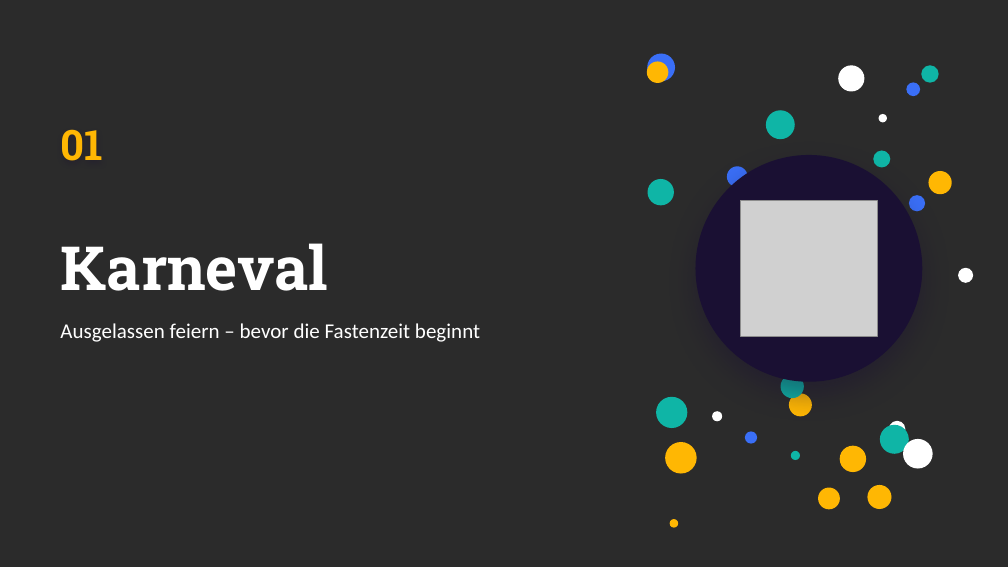
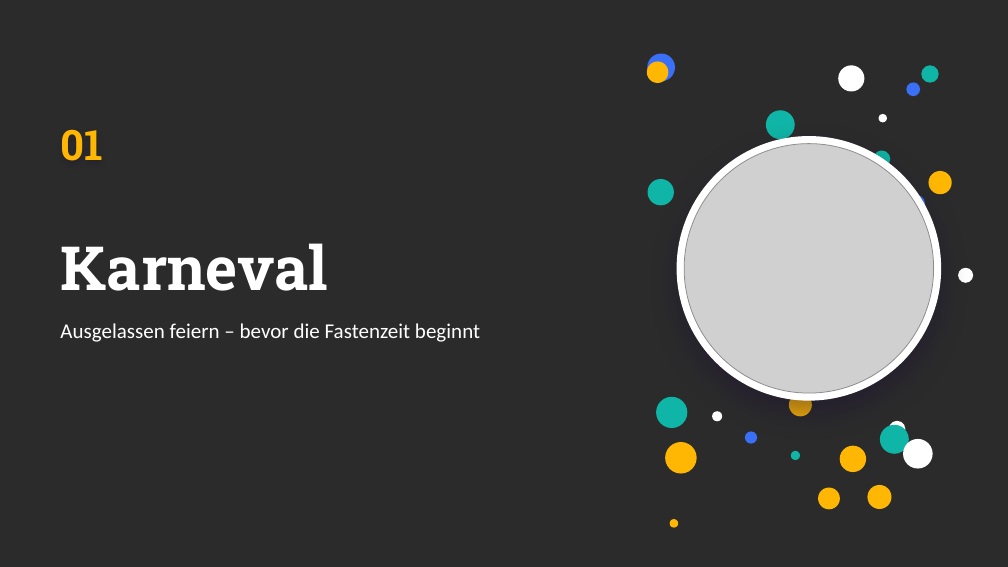
Before and after one commit to Flxrian/Erinnerung, a slide deck: slide 3 of Karneval_und_Ostern.pptx. Drawn at 1008x567 pixels with LibreOffice and Linux fonts; fonts in the diff are those of the drawing; grey boxes stand for pictures; background and template pictures are left out; a plain dark background stands for a picture behind light text. Boxes give left, top, right and bottom in pixels: in the first picture for what was removed or moved away, otherwise in the second. Text is boxed around its words. In the diff, an @@ line names an element or a change of style, - is before the commit and + after.

```diff
--- a/Karneval_und_Ostern.pptx
+++ b/Karneval_und_Ostern.pptx
@@ ellipse: place and size @@
-ellipse at [696,155,923,382]
+ellipse at [677,136,941,401]
@@ ellipse at [677,136,941,401]: fill #1A1033 to #FFFFFF @@
@@ picture: place and size @@
-picture at [741,200,877,337]
+picture at [684,144,934,393]
```
Also in this commit, not shown: 1 other slide changed.
